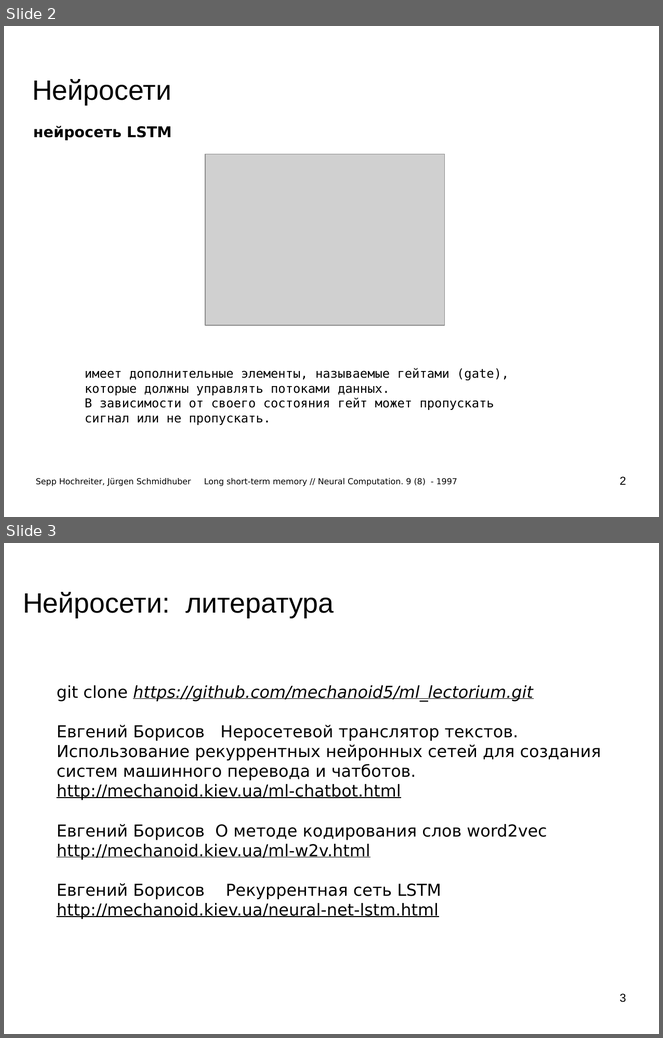
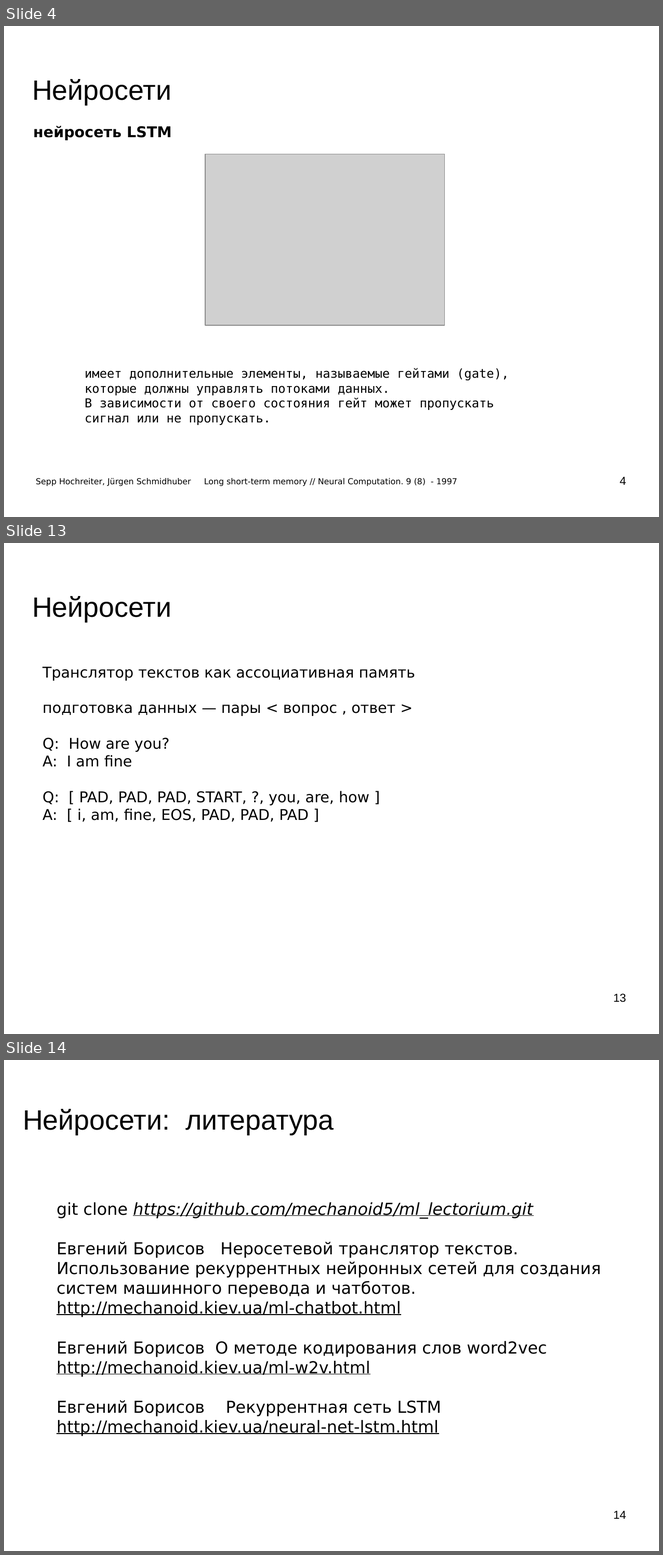
Before and after one commit to mechanoid5/ml_lectorium_legacy, a slide deck: 21-chatbot.odp. Shown one above the other, each under a label of ours: slides 2 and 3 before the commit, slides 4, 13 and 14 after it; the slides between them are not shown. The pictures are 663x1038 and 663x1555 pixels, drawn with LibreOffice and Linux fonts; fonts in the diff are those of the drawing; grey boxes stand for pictures; background and template pictures are left out. Boxes give left, top, right and bottom in pixels: in the first picture for what was removed or moved away, otherwise in the second. Text is boxed around its words. In the diff, an @@ line names an element or a change of style, - is before the commit and + after.

```diff
--- a/21-chatbot.odp
+++ b/21-chatbot.odp
@@ slide 13 added at (x1=4, y1=543, x2=659, y2=1034), background picture (left out) @@
@@ title added at (x1=32, y1=596, x2=171, y2=622), 33.9 pt, text #000000 @@
+Нейросети
@@ text added at (x1=42, y1=667, x2=415, y2=822), 18 pt, text #000000 @@
+Транслятор текстов как ассоциативная память
+подготовка данных — пары < вопрос , ответ >
+Q: How are you?
+A: I am fine
+Q: [ PAD, PAD, PAD, START, ?, you, are, how ]
+A: [ i, am, fine, EOS, PAD, PAD, PAD ]
@@ page number added at (x1=613, y1=994, x2=626, y2=1003), 14 pt, text #000000 @@
+13
@@ what was slide 2 is now slide 4 @@
@@ page number at (x1=620, y1=477, x2=626, y2=485): text changed @@
-2
+4
@@ what was slide 3 is now slide 14 @@
@@ page number at (x1=613, y1=1511, x2=626, y2=1519): text changed @@
-3
+14
```
Also in this commit, not shown: 1 slide changed, 10 other slides added, 8 other files.
